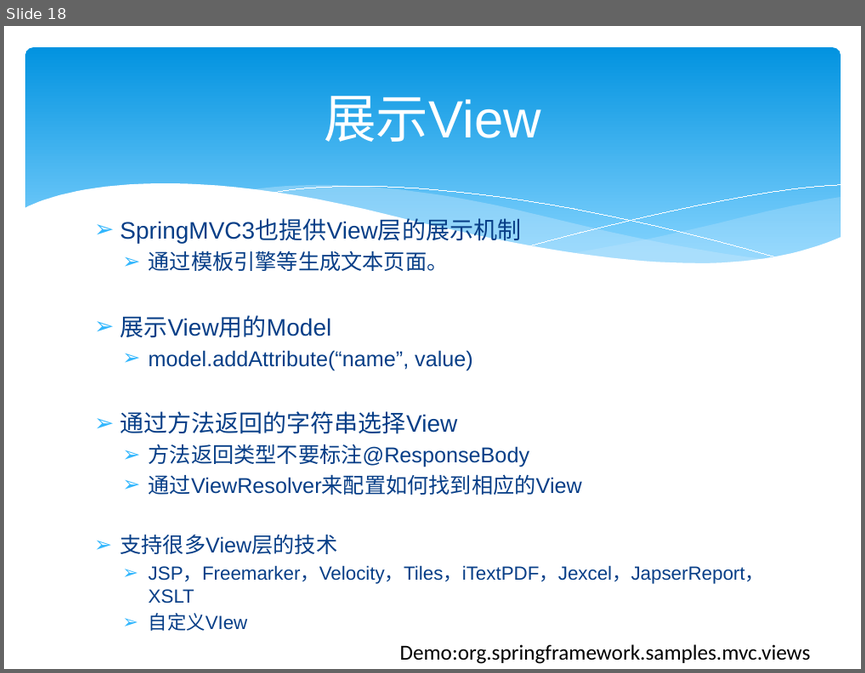
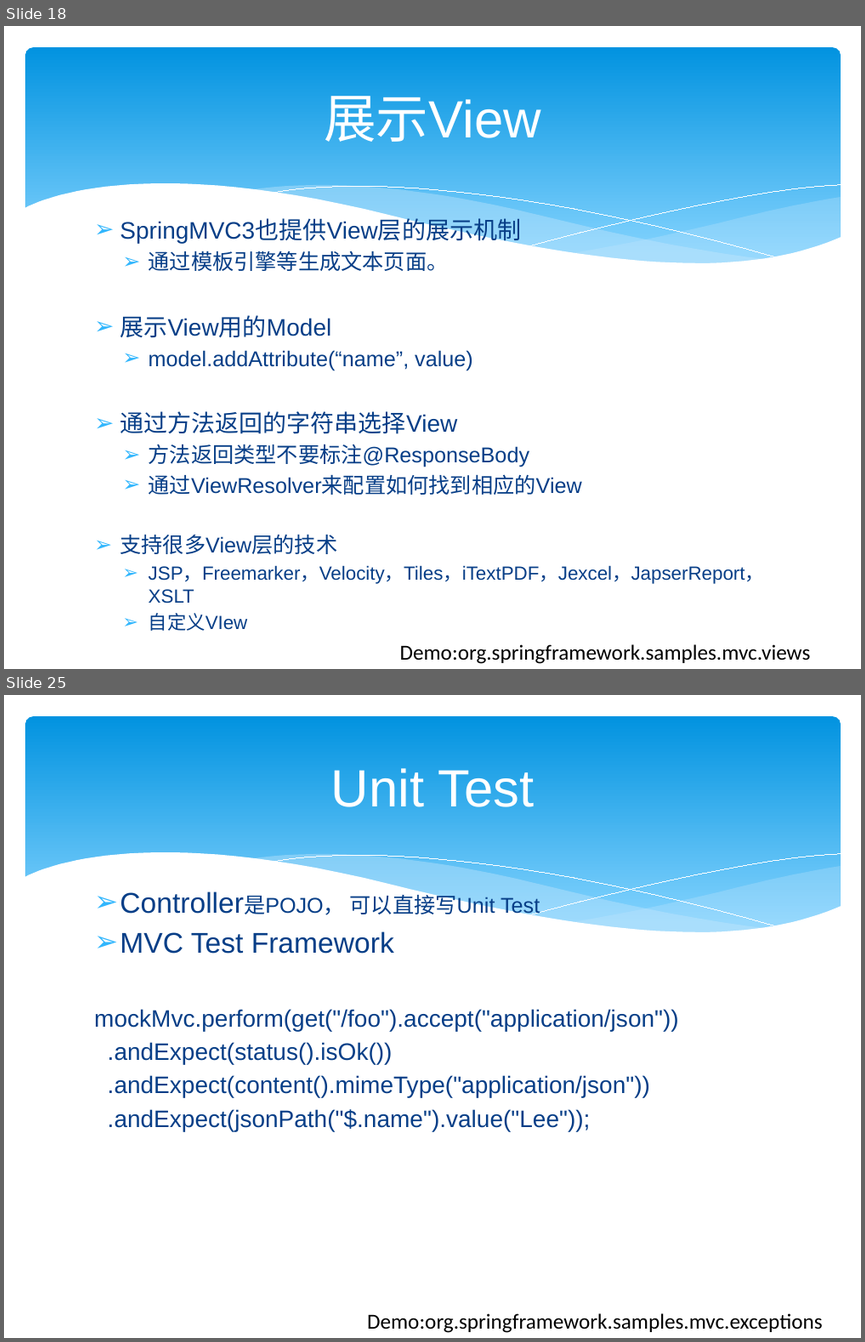
Before and after one commit to zjumty/spring-mvc-showcase, a slide deck: SpringMVC3.pptx. Shown one above the other, each under a label of ours: slide 18 before the commit, slides 18 and 25 after it; the slides between them are not shown. The pictures are 865x673 and 865x1342 pixels, drawn with LibreOffice and Linux fonts; fonts in the diff are those of the drawing. Boxes give left, top, right and bottom in pixels: in the first picture for what was removed or moved away, otherwise in the second. Text is boxed around its words. In the diff, an @@ line names an element or a change of style, - is before the commit and + after.

```diff
--- a/SpringMVC3.pptx
+++ b/SpringMVC3.pptx
@@ slide 25 added at [4, 695, 861, 1338], background #FFFFFF; not listed: 6 template elements that a slide beside it also shows @@
@@ title added at [331, 768, 534, 807], 44 pt, text #FFFFFF @@
+Unit Test
@@ text added at [94, 891, 679, 1131], 20 pt, text #073E87 @@
+➢ Controller是POJO， 可以直接写Unit Test
+➢ MVC Test Framework
+mockMvc.perform(get("/foo").accept("application/json"))
+.andExpect(status().isOk())
+.andExpect(content().mimeType("application/json"))
+.andExpect(jsonPath("$.name").value("Lee"));
@@ text added at [367, 1313, 823, 1333], 18 pt, text #000000 @@
+Demo:org.springframework.samples.mvc.exceptions
```
Also in this commit, not shown: 2 slides changed, 5 other slides added, 1 slide removed.
